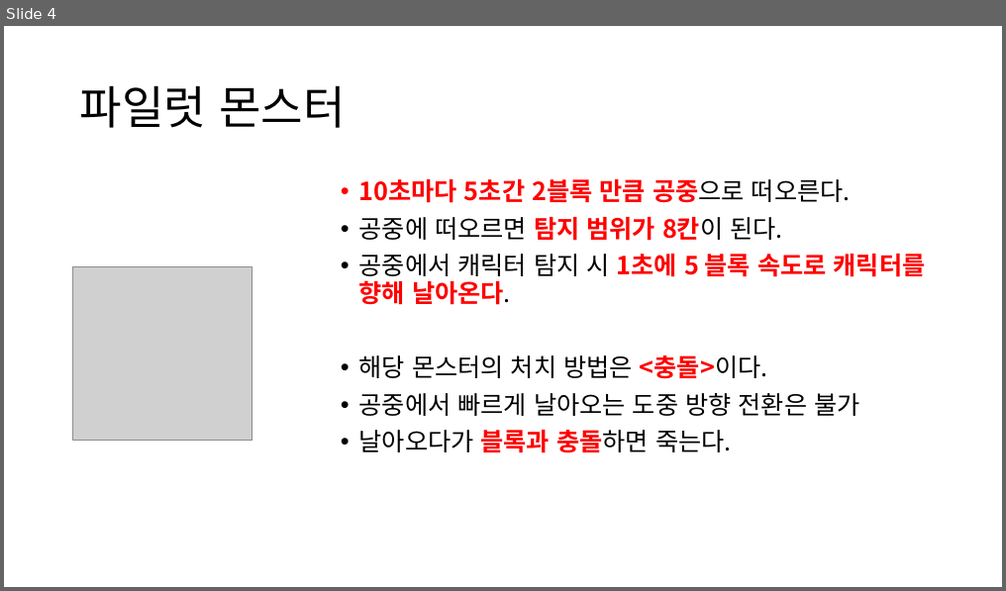
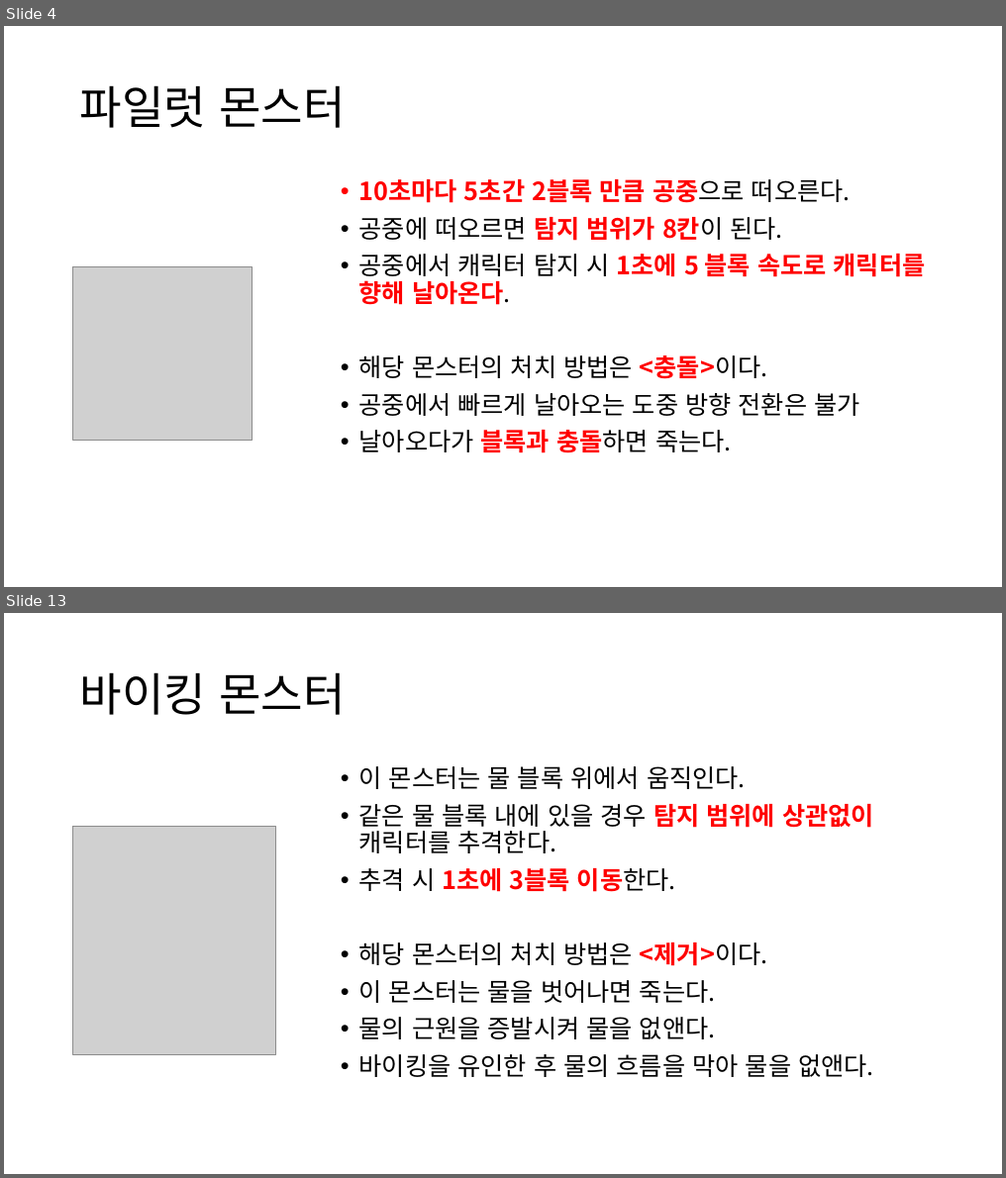
Before and after one commit to yimgunho/Witch_of_Time, a slide deck: 시간의 마녀_몬스터 기획.pptx. Shown one above the other, each under a label of ours: slide 4 before the commit, slides 4 and 13 after it; the slides between them are not shown. The pictures are 1006x591 and 1006x1178 pixels, drawn with LibreOffice and Linux fonts; fonts in the diff are those of the drawing; grey boxes stand for pictures. Boxes give left, top, right and bottom in pixels: in the first picture for what was removed or moved away, otherwise in the second. Text is boxed around its words. In the diff, an @@ line names an element or a change of style, - is before the commit and + after.

Commit message:
몬스터 기획 3

```diff
--- a/시간의 마녀_몬스터 기획.pptx
+++ b/시간의 마녀_몬스터 기획.pptx
@@ slide 13 added at <box>4,613,1002,1174</box>, background #FFFFFF @@
@@ title added at <box>80,672,345,715</box>, 44 pt, text #000000 @@
+바이킹 몬스터
@@ text added at <box>359,766,874,1077</box>, 24 pt, text #000000 @@
+• 이 몬스터는 물 블록 위에서 움직인다.
+• 같은 물 블록 내에 있을 경우 탐지 범위에 상관없이 캐릭터를 추격한다.
+• 추격 시 1초에 3블록 이동한다.
+• 해당 몬스터의 처치 방법은 <제거>이다.
+• 이 몬스터는 물을 벗어나면 죽는다.
+• 물의 근원을 증발시켜 물을 없앤다.
+• 바이킹을 유인한 후 물의 흐름을 막아 물을 없앤다.
@@ picture added at <box>73,827,275,1055</box> @@
```
Also in this commit, not shown: 5 slides changed, 9 other slides added.
